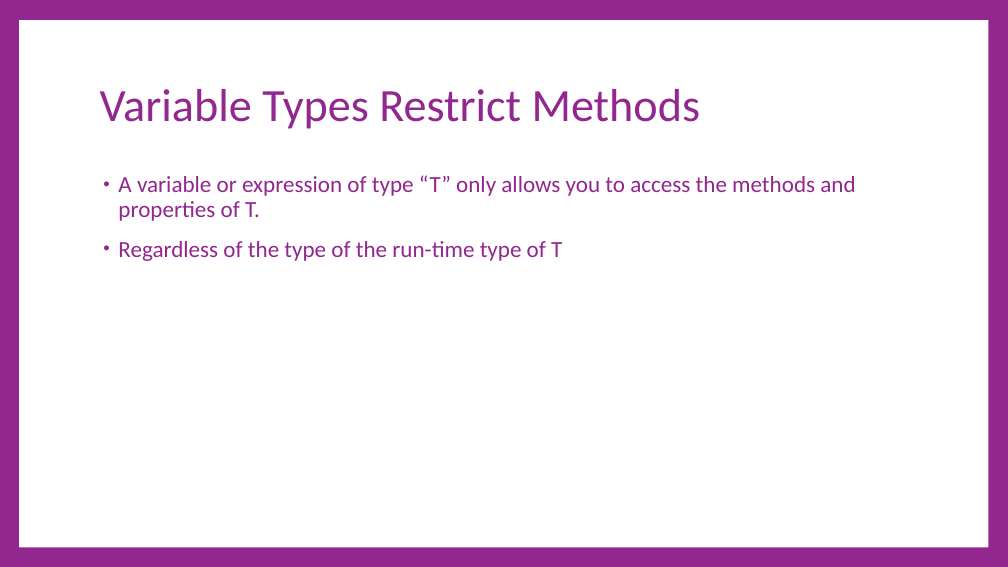
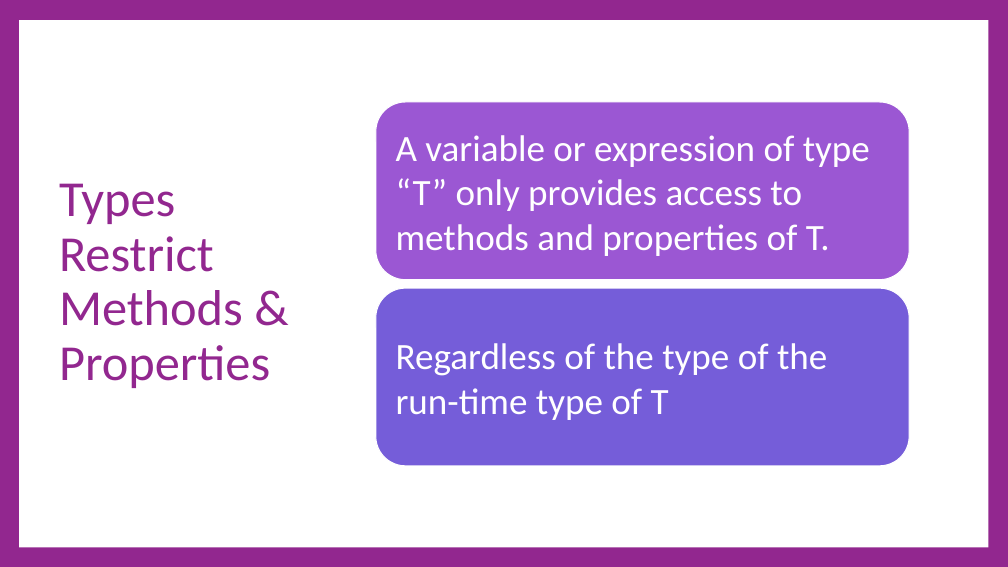
Before and after one commit to cdiggins/cs321, a slide deck: slide 17 of class-notes/cs321-winter-2023-lecture-4-strings.pptx (slide 21 before the commit). Drawn at 1008x567 pixels with LibreOffice and Linux fonts; fonts in the diff are those of the drawing. Boxes give left, top, right and bottom in pixels: in the first picture for what was removed or moved away, otherwise in the second. Text is boxed around its words. In the diff, an @@ line names an element or a change of style, - is before the commit and + after.

```diff
--- a/class-notes/cs321-winter-2023-lecture-4-strings.pptx
+++ b/class-notes/cs321-winter-2023-lecture-4-strings.pptx
@@ text removed at bbox=[118, 175, 855, 261] @@
-• A variable or expression of type “T” only allows you to access the methods and properties of T.
-• Regardless of the type of the run-time type of T
@@ title at bbox=[59, 183, 270, 388]: text changed; size 66 to 72 pt @@
-Variable Types Restrict Methods
+Types Restrict Methods &
+Properties
@@ group added at bbox=[376, 102, 909, 466]: 2 rounded rectangles, 2 texts @@
+A variable or expression of type “T” only provides access to methods and properties of T.
+Regardless of the type of the run-time type of T
```
Also in this commit, not shown: 15 other slides changed, 18 slides added, 12 slides removed, 2 other files.
